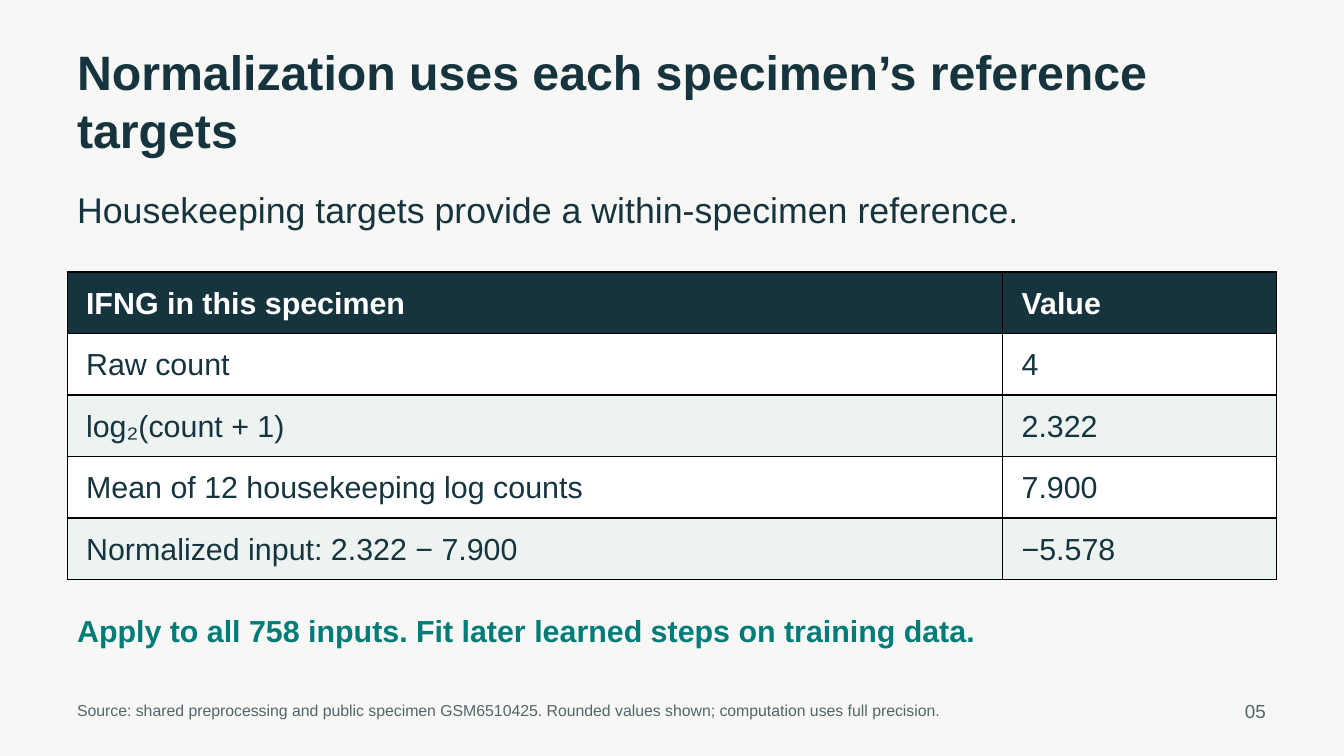
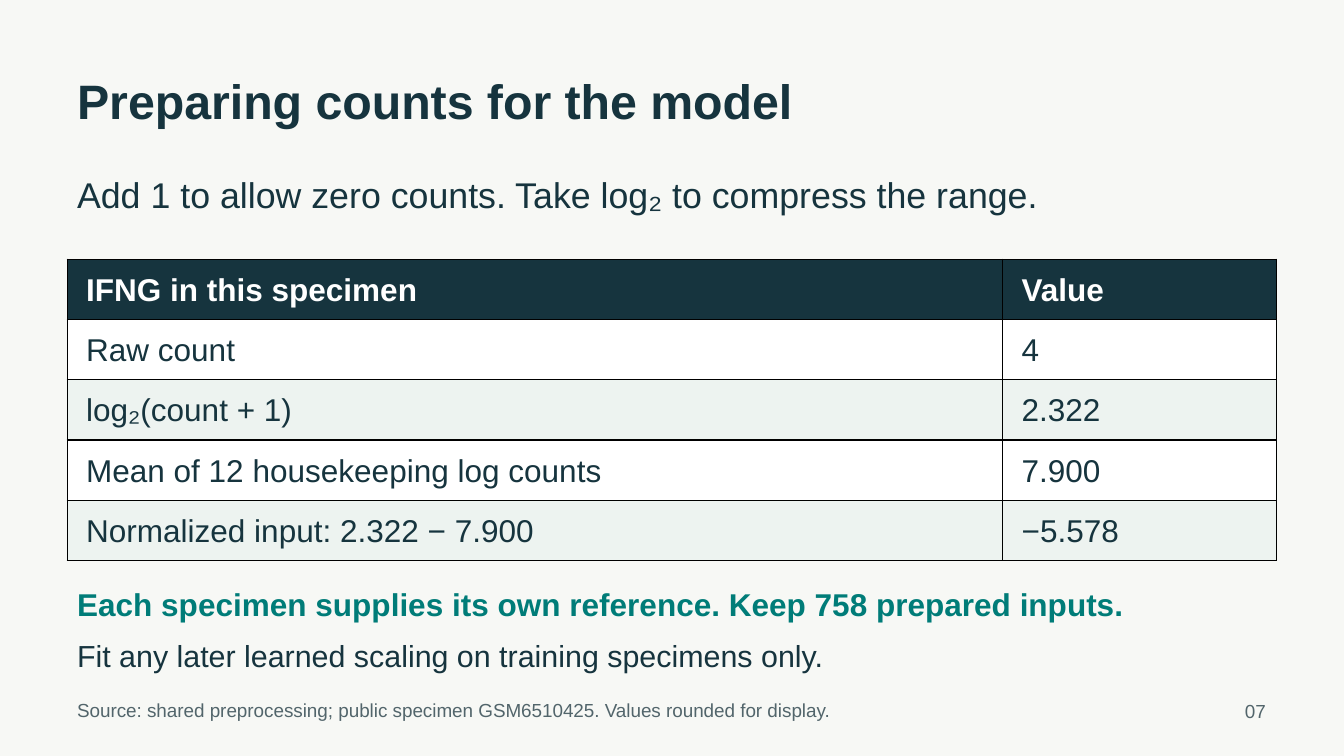
Before and after one commit to ca34525/Kidney-Biopsy-Rejection-Classifier, a slide deck: slide 7 of presentation/unos_kidney_biopsy.pptx (slide 5 before the commit). Drawn at 1344x756 pixels with LibreOffice and Linux fonts; fonts in the diff are those of the drawing. Boxes give left, top, right and bottom in pixels: in the first picture for what was removed or moved away, otherwise in the second. Text is boxed around its words. In the diff, an @@ line names an element or a change of style, - is before the commit and + after.

Commit message:
Align presentation slides with the speaking script

```diff
--- a/presentation/unos_kidney_biopsy.pptx
+++ b/presentation/unos_kidney_biopsy.pptx
@@ text at [77, 84, 792, 129]: text changed @@
-Normalization uses each specimen’s reference targets
+Preparing counts for the model
@@ text removed at [77, 197, 1019, 230] @@
-Housekeeping targets provide a within-specimen reference.
@@ text added at [77, 182, 1037, 215], 25.5 pt, text #16343E @@
+Add 1 to allow zero counts. Take log₂ to compress the range.
@@ table at [68, 259, 1277, 561] @@
@@ size 21.8 to 22.5 pt @@
@@ table: place and size @@
-table at [68, 272, 1277, 580]
+table at [68, 259, 1277, 561]
@@ text added at [77, 593, 1123, 622], 22.5 pt, text #007C78, bold @@
+Each specimen supplies its own reference. Keep 758 prepared inputs.
@@ text at [77, 645, 823, 673]: text changed; text colour #007C78 to #16343E; bold off @@
-Apply to all 758 inputs. Fit later learned steps on training data.
+Fit any later learned scaling on training specimens only.
@@ text at [77, 703, 829, 721]: text changed; size 11.2 to 13.5 pt @@
-Source: shared preprocessing and public specimen GSM6510425. Rounded values shown; computation uses full precision.
+Source: shared preprocessing; public specimen GSM6510425. Values rounded for display.
@@ text at [1245, 705, 1266, 718]: text changed @@
-05
+07
```
Also in this commit, not shown: 15 other slides changed, 8 slides added, 4 slides removed, 42 other files.
